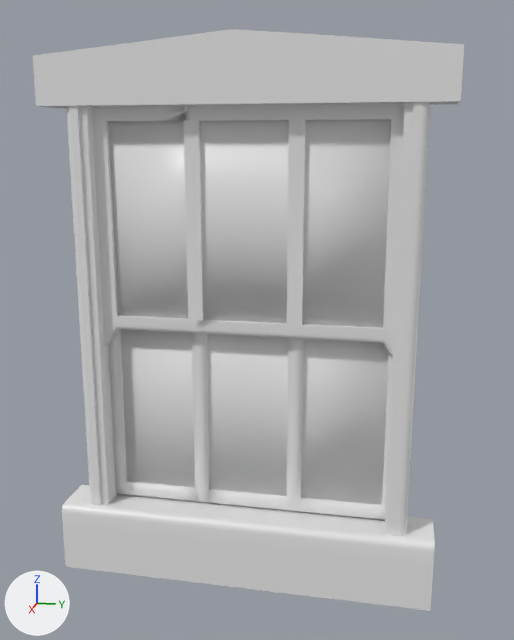
One commit to the FBX model fr-artists/asset/models/01_Bedroom/MES/Bed_MES.fbx: the scene before it, then after it.
Before and after are seen from a camera (50 mm lens) standing at (2.65, 0.58, 1.78) and looking at (-0.02, 0.05, 1.11). The axes (+X, +Y, +Z) are drawn at lower left. The lights are the same throughout. The older version comes first. Where no turn or scale is listed for an object, it has been applied to the vertices. Vertices at exactly the same position are counted once.

In view in the first picture: 'Cube', 'Window_Frame2', 'Window_Pane', 'Window_Pane.001', 'Window_Pane.002', 'window_base', 'window_top'.
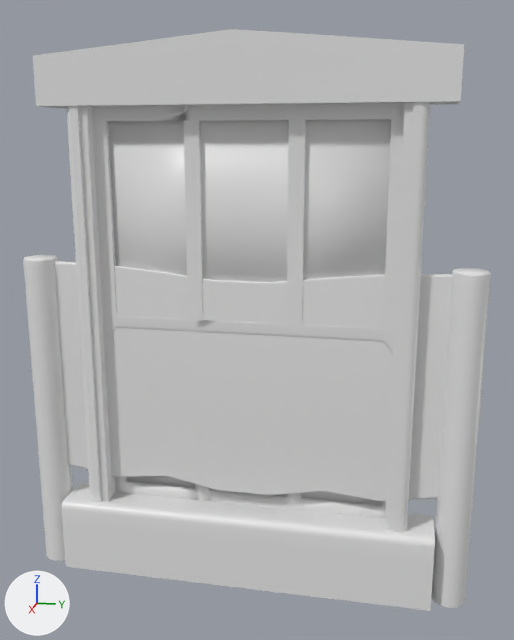
Where the change shows, as pixel boxes (x1, y1, x2, y2) in the pictures (514 x 640 px; the box of a moved part takes in the faces that stretch with it):
'headboard', added: after (23, 255, 491, 608)
'window_base', rescaled: before (62, 485, 435, 611); after (62, 482, 435, 611)
part 1 of me_mesh_027, moved or reshaped: before (62, 485, 435, 602); after (62, 482, 435, 602)
'Window_Pane', unchanged, covered by the edit: before (121, 329, 388, 505); after (127, 476, 382, 505)
'Window_Pane.001', unchanged, covered by the edit: before (108, 329, 393, 520); after (115, 476, 386, 518)

The change, as a list of edits to the scene's bpy script:
```text
Change me_mesh_027:
    used by ob_window_base; location = (0.0, 0.0, 0.0)
    remove me_mesh_027.from_pydata(...)  # 336 vertices, 344 faces; spans x -0.11..0.11, y -0.77..0.77, z 0.0..0.29
    add me_mesh_027.from_pydata(...)  # 336 vertices, 344 faces; spans x -0.11..0.11, y -0.77..0.77, z 0.0..0.31
    me_mesh_027 part 1: the whole mesh is moved by (0.0, 0.0, 0.01)
Add me_mesh:
    me_mesh.from_pydata(...)  # 390 vertices, 414 faces; spans x -0.07..0.07, y -0.91..0.91, z -0.01..1.33
    me_mesh.materials.append(mat_furniture_hotspot)  # white #e7e7e7
Add ob_headboard:
    ob_headboard = bpy.data.objects.new('headboard', me_mesh)
    ob_headboard.location = (0.0, 0.0, 0.0)
```
